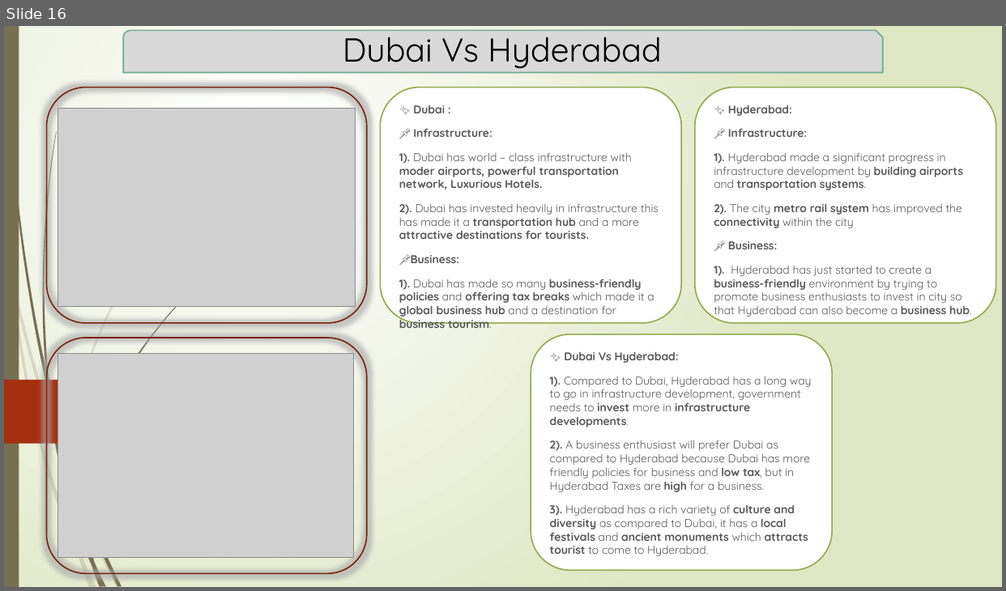
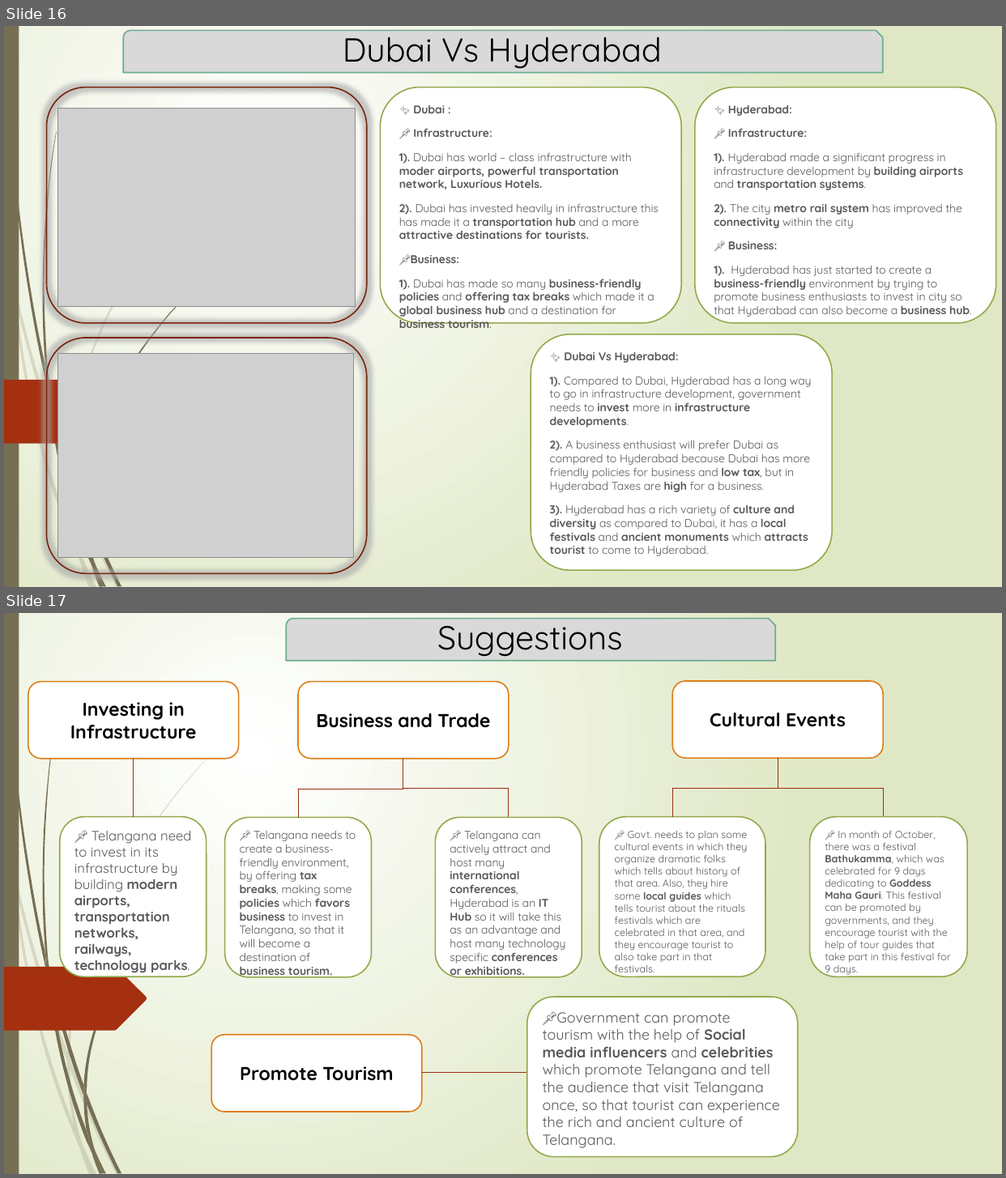
Before and after one commit to Kartik-Lohar/Telangana_Tourism, a slide deck: Tourism Challenge by Codebasics.pptx. Shown one above the other, each under a label of ours: slide 16 before the commit, slides 16 and 17 after it. The pictures are 1006x591 and 1006x1178 pixels, drawn with LibreOffice and Linux fonts; fonts in the diff are those of the drawing; grey boxes stand for pictures. Boxes give left, top, right and bottom in pixels: in the first picture for what was removed or moved away, otherwise in the second. Text is boxed around its words. In the diff, an @@ line names an element or a change of style, - is before the commit and + after.

Commit message:
Added Suggestions Slide

```diff
--- a/Tourism Challenge by Codebasics.pptx
+++ b/Tourism Challenge by Codebasics.pptx
@@ slide 17 added at (4, 613, 1002, 1174), background gradient #FFFFFF to #DFE8C4; not listed: 22 template elements that a slide beside it also shows @@
@@ snip round rect added at (286, 618, 776, 660), fill #D9D9D9, outline #6AAC91 1.25 pt, 32 pt, text #000000 @@
+Suggestions
@@ rounded rectangle added at (28, 682, 238, 759), fill #FFFFFF, outline #DE7E18 1.25 pt, 18 pt, text #000000, bold @@
+Investing in Infrastructure
@@ rounded rectangle added at (298, 682, 509, 759), fill #FFFFFF, outline #DE7E18 1.25 pt, 18 pt, text #000000, bold @@
+Business and Trade
@@ rounded rectangle added at (672, 681, 883, 758), fill #FFFFFF, outline #DE7E18 1.25 pt, 18 pt, text #000000, bold @@
+Cultural Events
@@ line added from (778, 758) to (778, 788), #9E2E0F 0.75 pt @@
@@ line added from (133, 759) to (133, 789), #9E2E0F 0.75 pt @@
@@ line added from (404, 759) to (404, 789), #9E2E0F 0.75 pt @@
@@ line added from (133, 789) to (133, 816), #9E2E0F 0.75 pt @@
@@ line added from (404, 789) to (298, 789), #9E2E0F 0.75 pt @@
@@ line added from (298, 789) to (298, 817), #9E2E0F 0.75 pt @@
@@ line added from (509, 789) to (404, 789), #9E2E0F 0.75 pt @@
@@ line added from (509, 789) to (509, 817), #9E2E0F 0.75 pt @@
@@ line added from (778, 789) to (672, 789), #9E2E0F 0.75 pt @@
@@ line added from (672, 788) to (672, 816), #9E2E0F 0.75 pt @@
@@ line added from (883, 788) to (778, 788), #9E2E0F 0.75 pt @@
@@ line added from (883, 788) to (883, 816), #9E2E0F 0.75 pt @@
@@ rounded rectangle added at (59, 816, 206, 977), fill #FFFFFF, outline #92AA4C 1.25 pt, 12.9 pt, text #595959, bold @@
+📌 Telangana need to invest in its infrastructure by building modern airports, transportation networks, railways, technology parks.
@@ rounded rectangle added at (225, 817, 372, 977), fill #FFFFFF, outline #92AA4C 1.25 pt, 10.8 pt, text #595959 @@
+📌 Telangana needs to create a business-friendly environment, by offering tax breaks, making some policies which favors business to invest in Telangana, so that it will become a destination of business tourism.
@@ rounded rectangle added at (435, 817, 582, 977), fill #FFFFFF, outline #92AA4C 1.25 pt, 10.8 pt, text #595959 @@
+📌 Telangana can actively attract and host many international conferences, Hyderabad is an IT Hub so it will take this as an advantage and host many technology specific conferences or exhibitions.
@@ rounded rectangle added at (599, 816, 765, 977), fill #FFFFFF, outline #92AA4C 1.25 pt, 9.8 pt, text #595959 @@
+📌 Govt. needs to plan some cultural events in which they organize dramatic folks which tells about history of that area. Also, they hire some local guides which tells tourist about the rituals festivals which are celebrated in that area, and they encourage tourist to also take part in that festivals.
@@ rounded rectangle added at (809, 816, 967, 977), fill #FFFFFF, outline #92AA4C 1.25 pt, 9.8 pt, text #595959 @@
+📌 In month of October, there was a festival Bathukamma, which was celebrated for 9 days dedicating to Goddess Maha Gauri. This festival can be promoted by governments, and they encourage tourist with the help of tour guides that take part in this festival for 9 days.
@@ rounded rectangle added at (527, 997, 798, 1157), fill #FFFFFF, outline #92AA4C 1.25 pt, 14 pt, text #595959 @@
+📌Government can promote tourism with the help of Social media influencers and celebrities which promote Telangana and tell the audience that visit Telangana once, so that tourist can experience the rich and ancient culture of Telangana.
@@ rounded rectangle added at (211, 1035, 422, 1112), fill #FFFFFF, outline #DE7E18 1.25 pt, 18 pt, text #000000, bold @@
+Promote Tourism
@@ freeform shape added at (67, 1052, 70, 1070), fill #766F54 at 20% opacity @@
@@ line added from (527, 1072) to (422, 1072), #9E2E0F 0.75 pt @@
@@ freeform shape added at (83, 1085, 87, 1104), fill #766F54 @@
```
Also in this commit, not shown: 2 slides changed, 1 other slide added.
